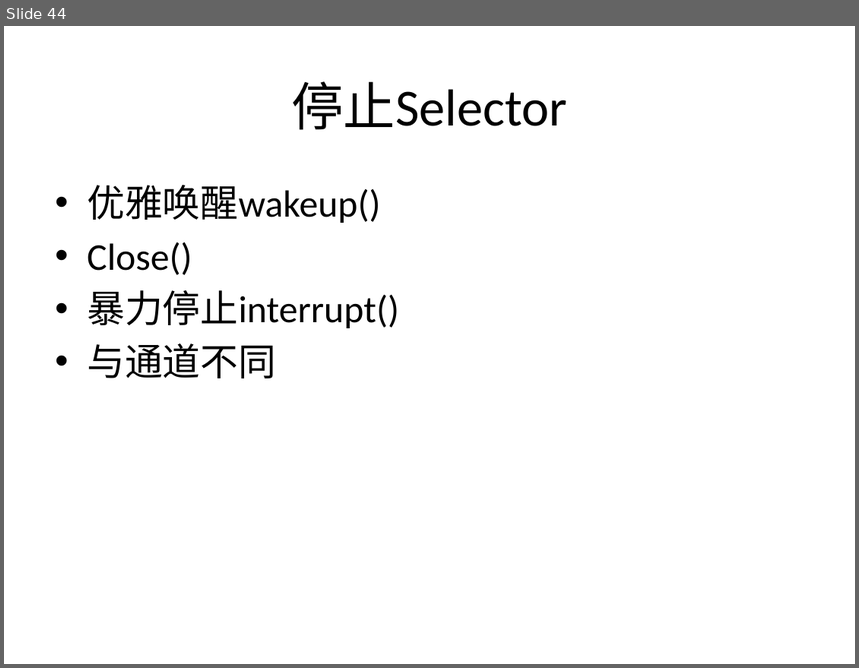
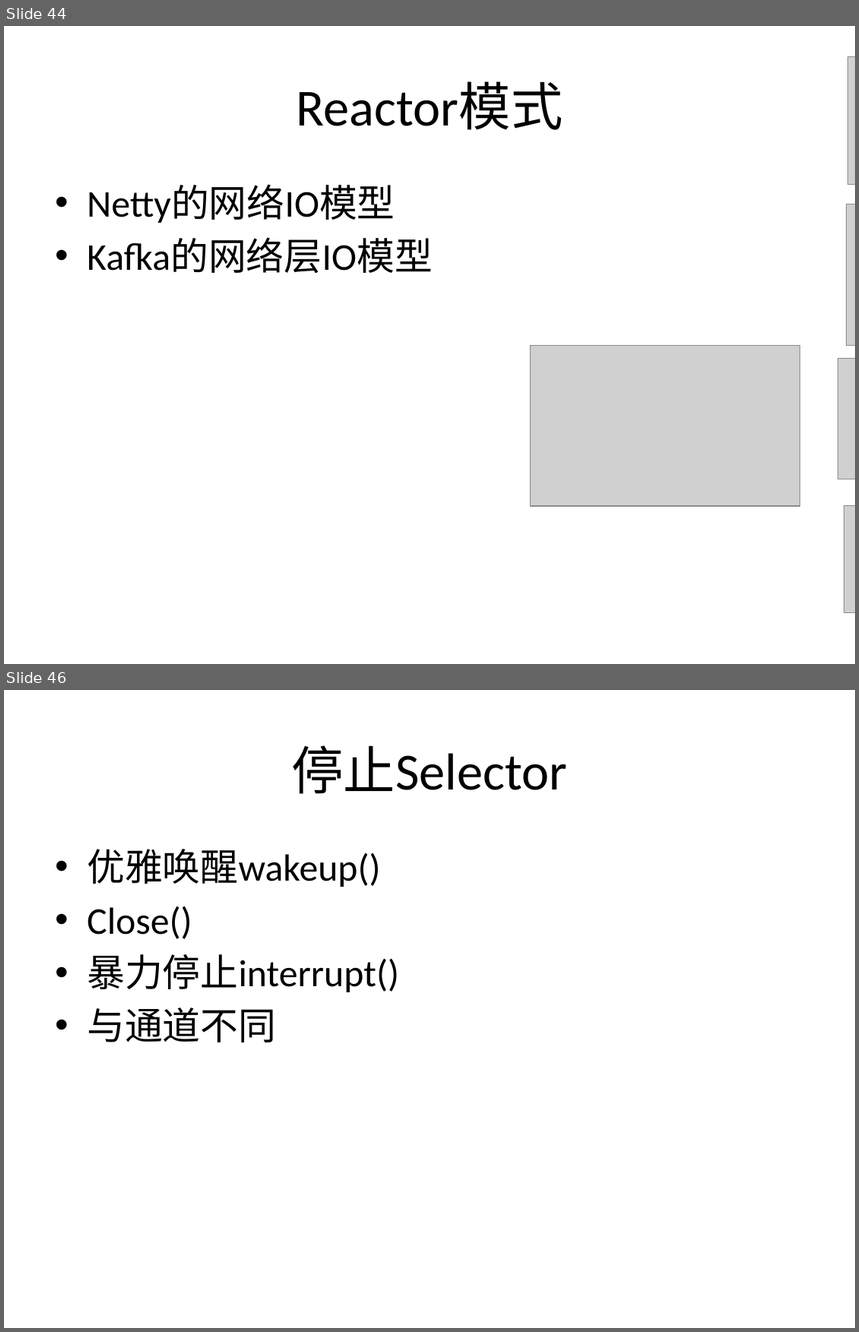
Before and after one commit to guhanjie/Knowledge-sharing, a slide deck: 扒一扒Java IO那些事儿.pptx. Shown one above the other, each under a label of ours: slide 44 before the commit, slides 44 and 46 after it; the slides between them are not shown. The pictures are 859x668 and 859x1332 pixels, drawn with LibreOffice and Linux fonts; fonts in the diff are those of the drawing; grey boxes stand for pictures. Boxes give left, top, right and bottom in pixels: in the first picture for what was removed or moved away, otherwise in the second. Text is boxed around its words. In the diff, an @@ line names an element or a change of style, - is before the commit and + after.

```diff
--- a/扒一扒Java IO那些事儿.pptx
+++ b/扒一扒Java IO那些事儿.pptx
@@ slide 44 added at [4,26,855,664], background #FFFFFF @@
@@ picture added at [848,56,855,184] @@
@@ title added at [296,82,563,130], 44 pt, text #000000 @@
+Reactor模式
@@ text added at [87,186,433,273], 32 pt, text #000000 @@
+• Netty的网络IO模型
+• Kafka的网络层IO模型
@@ picture added at [847,205,855,346] @@
@@ picture added at [530,345,800,506] @@
@@ picture added at [838,359,855,480] @@
@@ picture added at [844,506,855,613] @@
@@ what was slide 44 is now slide 46 @@
```
Also in this commit, not shown: 4 slides changed, 2 other slides added, 1 slide removed.
